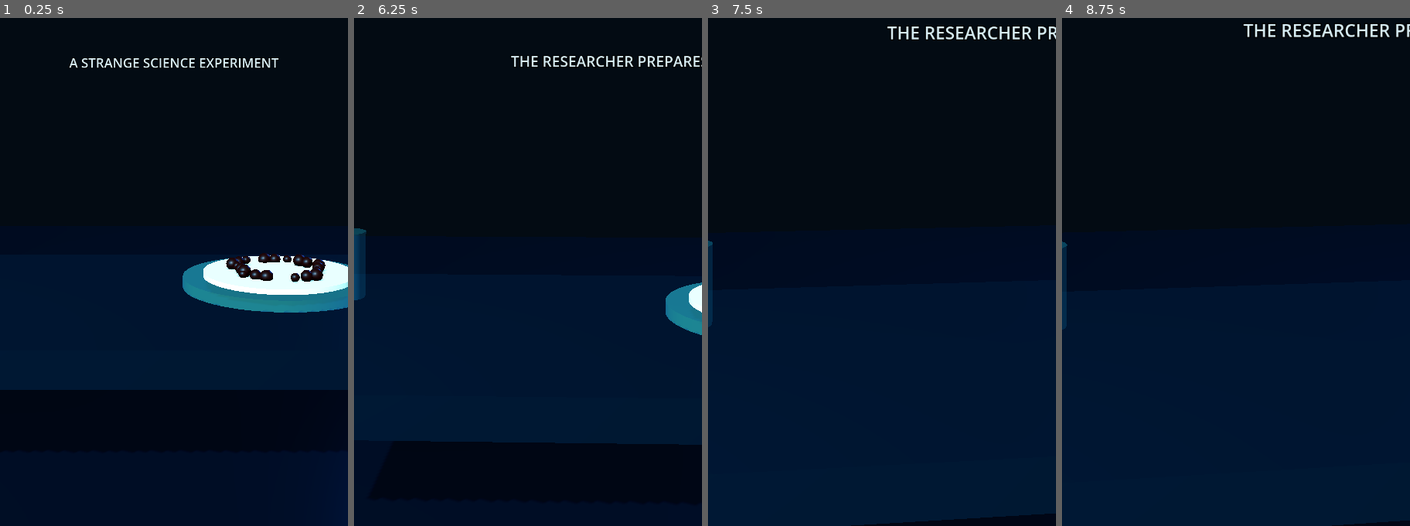
Above: before the commit, frames 1-4 (left to right).
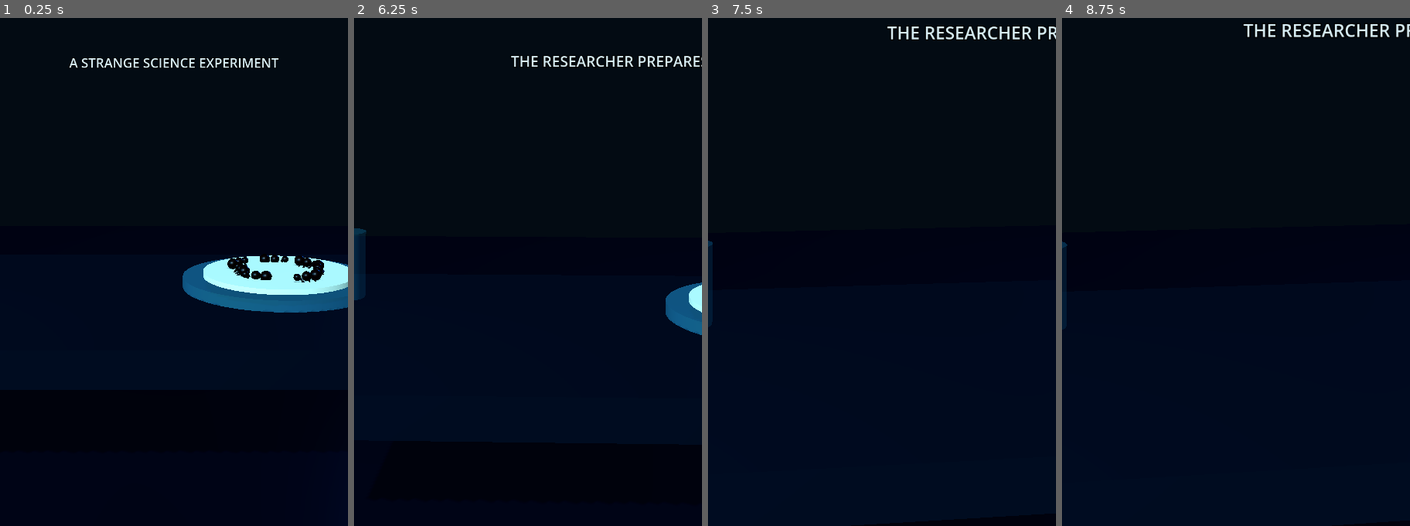
Above: after the commit, the same moments.

Repository: should0103-ux/cinematic-3d-video
Game: Godot game, scene res://Main.tscn
The game is run twice, just before and just after one commit, with the same random seed, the same clock (stepped at 60 frames per second) and the same inputs.
Inputs:
- Up to frame 1 (0.25 s): no input
- Up to frame 2 (6.25 s): no input
- Up to frame 3 (7.5 s): no input
- Up to frame 4 (8.75 s): no input

The runs differ from the first frame. In frame 1, 4.4% of the frame differs, in the area x 52-100%, y 46-58%; in frame 2, 1.0%; in frame 3, less than 0.1%; in frame 4, less than 0.1%.

Commit message:
Make ants visible and reduce blown highlights

Diff:
--- a/godot_project/main.gd
+++ b/godot_project/main.gd
@@ -24,7 +24,7 @@
     env.background_color = Color(0.012, 0.045, 0.075, 1.0)
     env.ambient_light_source = Environment.AMBIENT_SOURCE_COLOR
     env.ambient_light_color = Color(0.50, 0.75, 0.90)
-    env.ambient_light_energy = 0.48
+    env.ambient_light_energy = 0.28
     env.tonemap_mode = Environment.TONE_MAPPER_FILMIC
     world.environment = env
     add_child(world)
@@ -39,21 +39,21 @@
     var key := DirectionalLight3D.new()
     key.rotation_degrees = Vector3(-32.0, -28.0, 0.0)
     key.light_color = Color(0.66, 0.88, 1.0)
-    key.light_energy = 0.82
+    key.light_energy = 0.42
     key.shadow_enabled = true
     add_child(key)
 
     var fill := OmniLight3D.new()
     fill.position = Vector3(-3.2, 3.0, 2.7)
     fill.light_color = Color(0.12, 0.72, 1.0)
-    fill.light_energy = 0.82
+    fill.light_energy = 0.42
     fill.omni_range = 9.0
     add_child(fill)
 
     var rim := OmniLight3D.new()
     rim.position = Vector3(3.0, 2.7, -2.5)
     rim.light_color = Color(0.08, 0.42, 0.95)
-    rim.light_energy = 1.05
+    rim.light_energy = 0.55
     rim.omni_range = 8.0
     add_child(rim)
 
@@ -206,20 +206,14 @@
     print("Playing animation: ", selected_clip)
 
 func _make_ant() -> Node3D:
-    var ant_scene := load("res://assets/ant.glb") as PackedScene
-    if ant_scene != null:
-        var real_ant := ant_scene.instantiate() as Node3D
-        if real_ant != null:
-            real_ant.scale = Vector3.ONE * 0.12
-            return real_ant
     var ant := Node3D.new()
     var body_mat := StandardMaterial3D.new()
-    body_mat.albedo_color = Color(0.16, 0.035, 0.018)
-    body_mat.roughness = 0.42
+    body_mat.albedo_color = Color(0.10, 0.018, 0.009)
+    body_mat.roughness = 0.34
     for item in [
-        {"p": Vector3(0.0, 0.0, 0.0), "r": 0.040},
-        {"p": Vector3(0.0, 0.0, 0.09), "r": 0.030},
-        {"p": Vector3(0.0, 0.0, -0.075), "r": 0.045}
+        {"p": Vector3(0.0, 0.0, 0.0), "r": 0.032},
+        {"p": Vector3(0.0, 0.0, 0.075), "r": 0.024},
+        {"p": Vector3(0.0, 0.0, -0.072), "r": 0.038}
     ]:
         var part := MeshInstance3D.new()
         var sphere := SphereMesh.new()
@@ -229,6 +223,19 @@
         part.position = item["p"]
         part.set_surface_override_material(0, body_mat)
         ant.add_child(part)
+    for side in [-1.0, 1.0]:
+        for zpos in [-0.045, 0.0, 0.045]:
+            var leg := MeshInstance3D.new()
+            var leg_mesh := CylinderMesh.new()
+            leg_mesh.top_radius = 0.006
+            leg_mesh.bottom_radius = 0.008
+            leg_mesh.height = 0.105
+            leg.mesh = leg_mesh
+            leg.position = Vector3(side * 0.035, -0.035, zpos)
+            leg.rotation.z = side * 0.78
+            leg.rotation.x = 0.32 if zpos > 0.0 else -0.32
+            leg.set_surface_override_material(0, body_mat)
+            ant.add_child(leg)
     return ant
 
 func _setup_ants() -> void:
